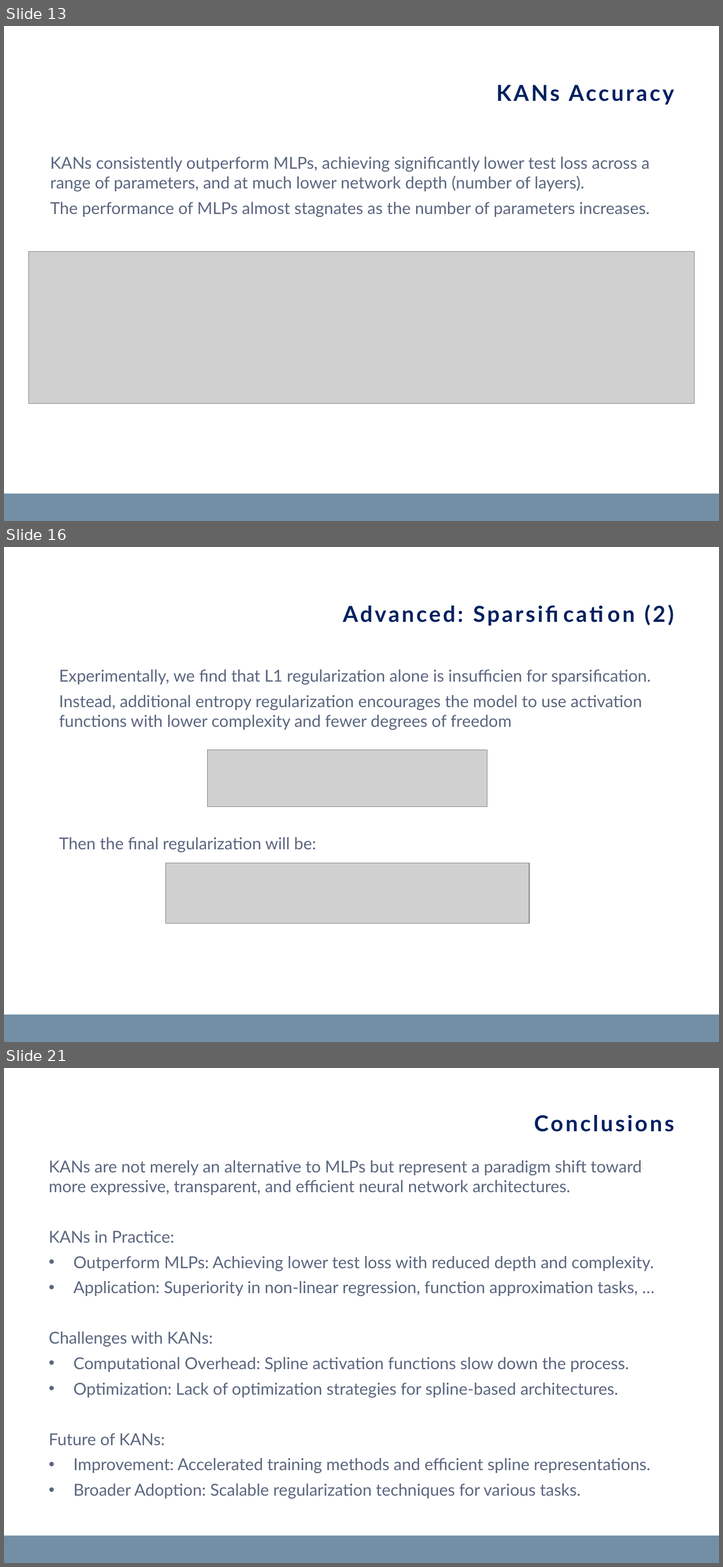
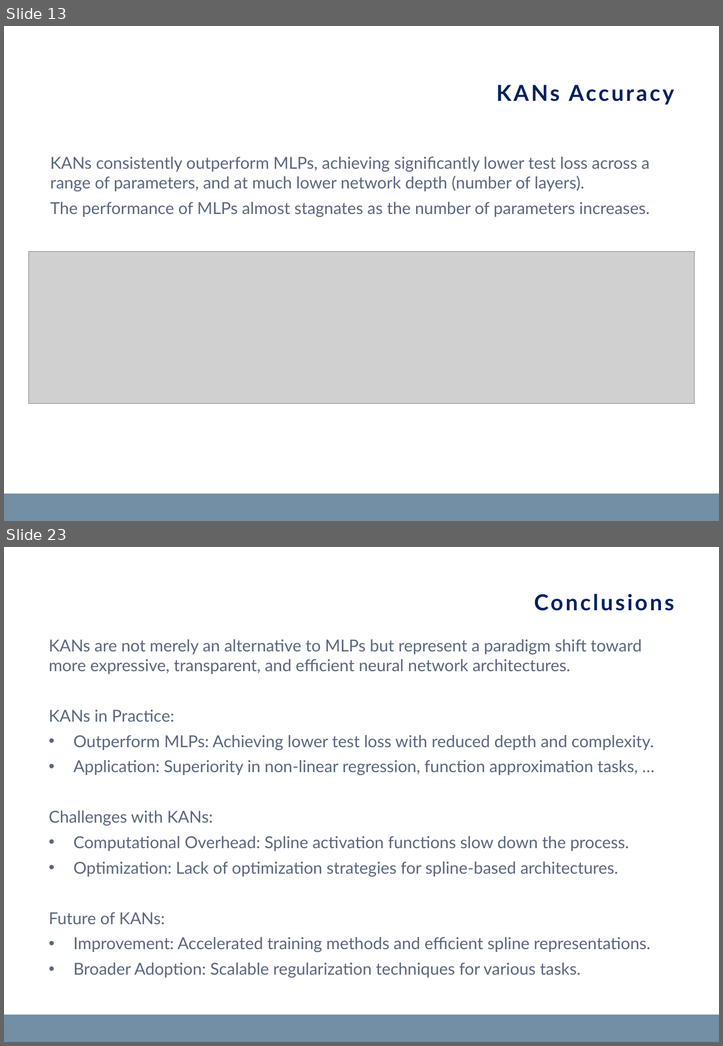
Before and after one commit to matteopasqual02/KAN-naml, a slide deck: KANs_presentation.pptx. Shown one above the other, each under a label of ours: slides 13, 16 and 21 before the commit, slides 13 and 23 after it; the slides between them are not shown. The pictures are 723x1567 and 723x1046 pixels, drawn with LibreOffice and Linux fonts; fonts in the diff are those of the drawing; grey boxes stand for pictures; background and template pictures are left out. Boxes give left, top, right and bottom in pixels: in the first picture for what was removed or moved away, otherwise in the second. Text is boxed around its words. In the diff, an @@ line names an element or a change of style, - is before the commit and + after.

```diff
--- a/KANs_presentation.pptx
+++ b/KANs_presentation.pptx
@@ slide 16 removed at box(4, 547, 719, 1042), background #FFFFFF; not listed: 1 template element that a slide beside it also shows @@
@@ title removed at box(652, 604, 673, 625) @@
-Advanced: Sparsification (2)
@@ text removed at box(59, 669, 651, 730) @@
-Experimentally, we find that L1 regularization alone is insufficien for sparsification.
-Instead, additional entropy regularization encourages the model to use activation functions with lower complexity and fewer degrees of freedom
@@ picture removed at box(207, 749, 487, 806) @@
@@ text removed at box(59, 837, 316, 852) @@
-Then the final regularization will be:
@@ picture removed at box(166, 863, 529, 924) @@
@@ what was slide 21 is now slide 23 @@
```
Also in this commit, not shown: 6 slides changed, 3 slides added, 2 other files.
